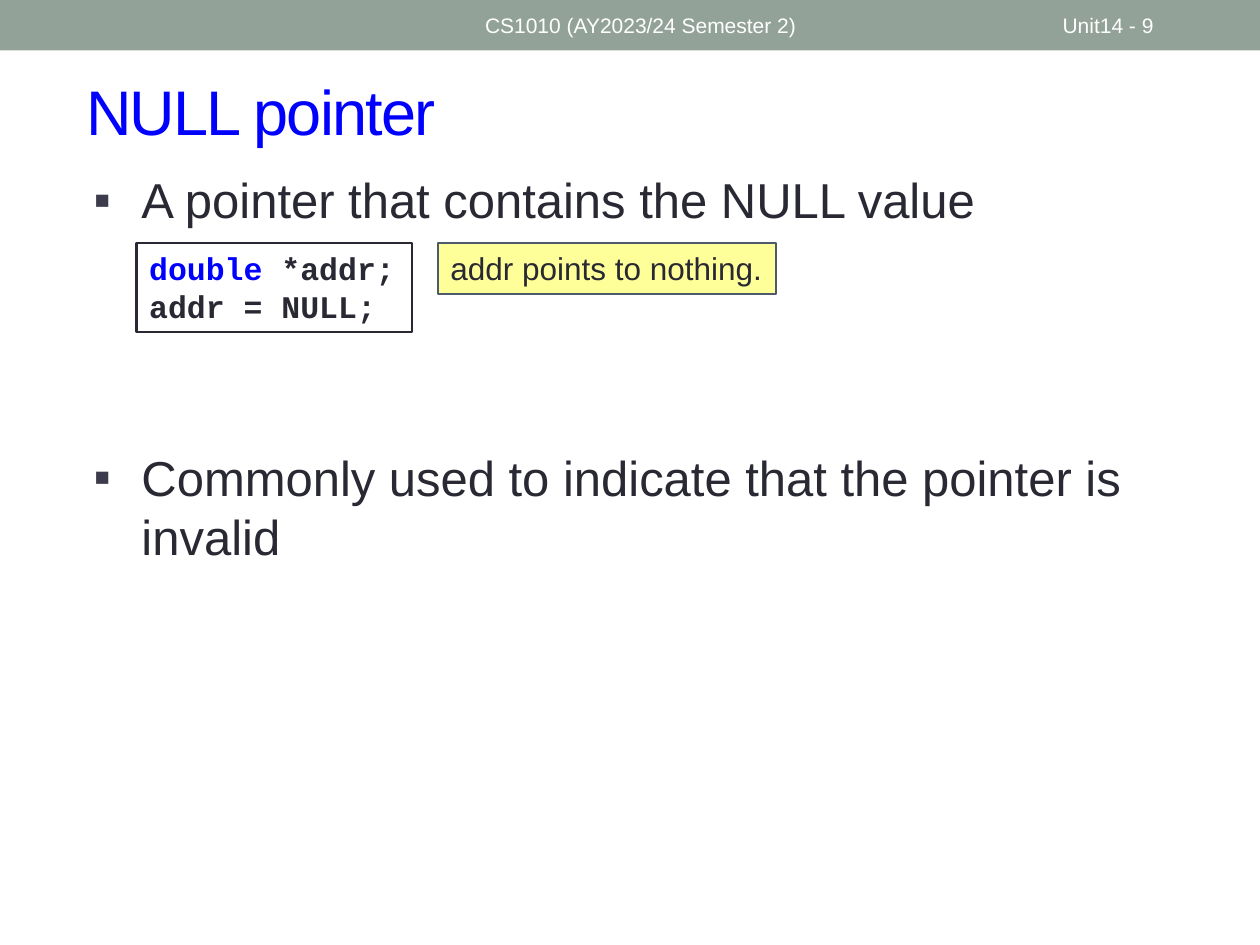
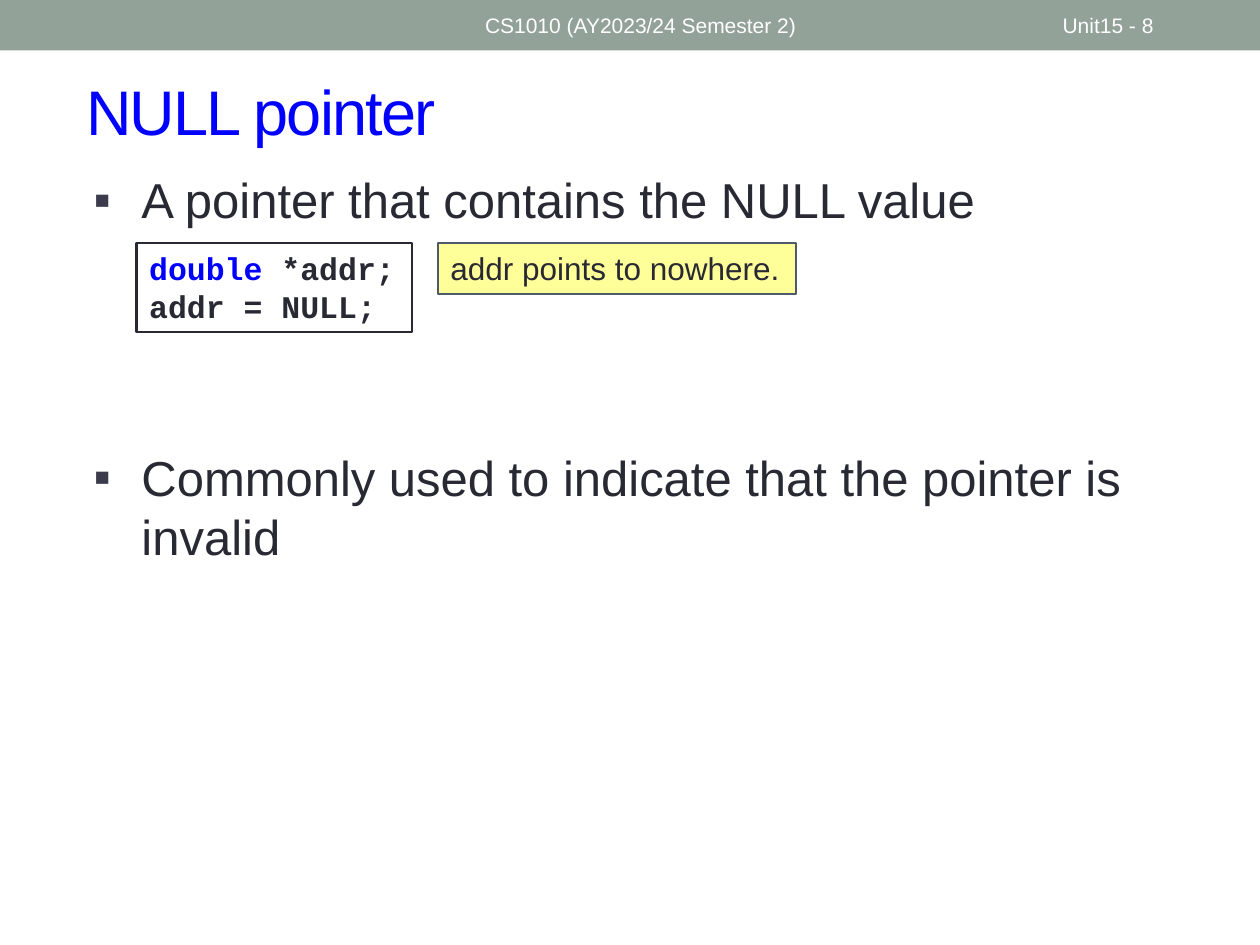
Before and after one commit to nus-cs1010-2425-s2/website, a slide deck: slide 8 of slides/Unit15_Pointers.pptx (slide 9 before the commit). Drawn at 1260x945 pixels with LibreOffice and Linux fonts; fonts in the diff are those of the drawing. Boxes give left, top, right and bottom in pixels: in the first picture for what was removed or moved away, otherwise in the second. Text is boxed around its words. In the diff, an @@ line names an element or a change of style, - is before the commit and + after.

```diff
--- a/slides/Unit15_Pointers.pptx
+++ b/slides/Unit15_Pointers.pptx
@@ page number at box(1063, 18, 1154, 33): text changed @@
-Unit14 - 9
+Unit15 - 8
@@ rectangle "addr points to nowhere.": place and size @@
-rectangle "addr points to nowhere." at box(438, 243, 776, 294)
+rectangle "addr points to nowhere." at box(438, 243, 796, 294)
@@ text in rectangle at box(450, 257, 779, 286): text changed @@
-addr points to nothing.
+addr points to nowhere.
```
Also in this commit, not shown: 6 other slides changed, 2 slides added, 8 other files.
